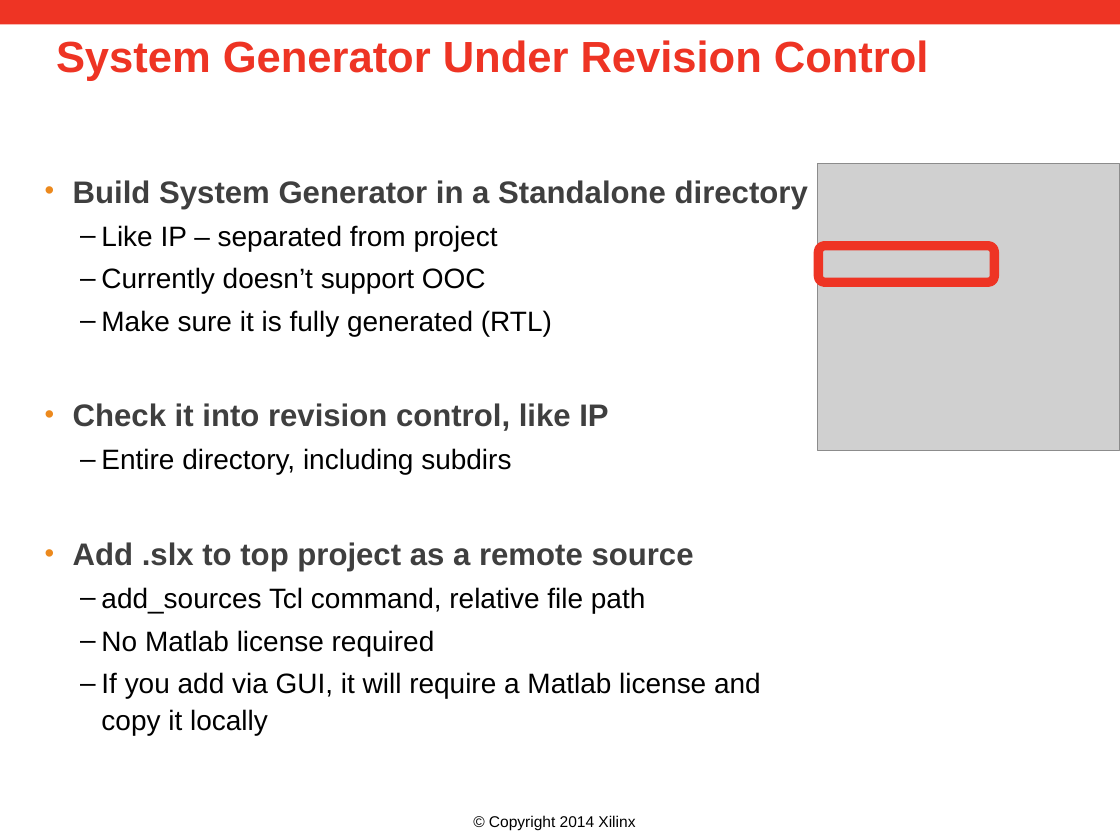
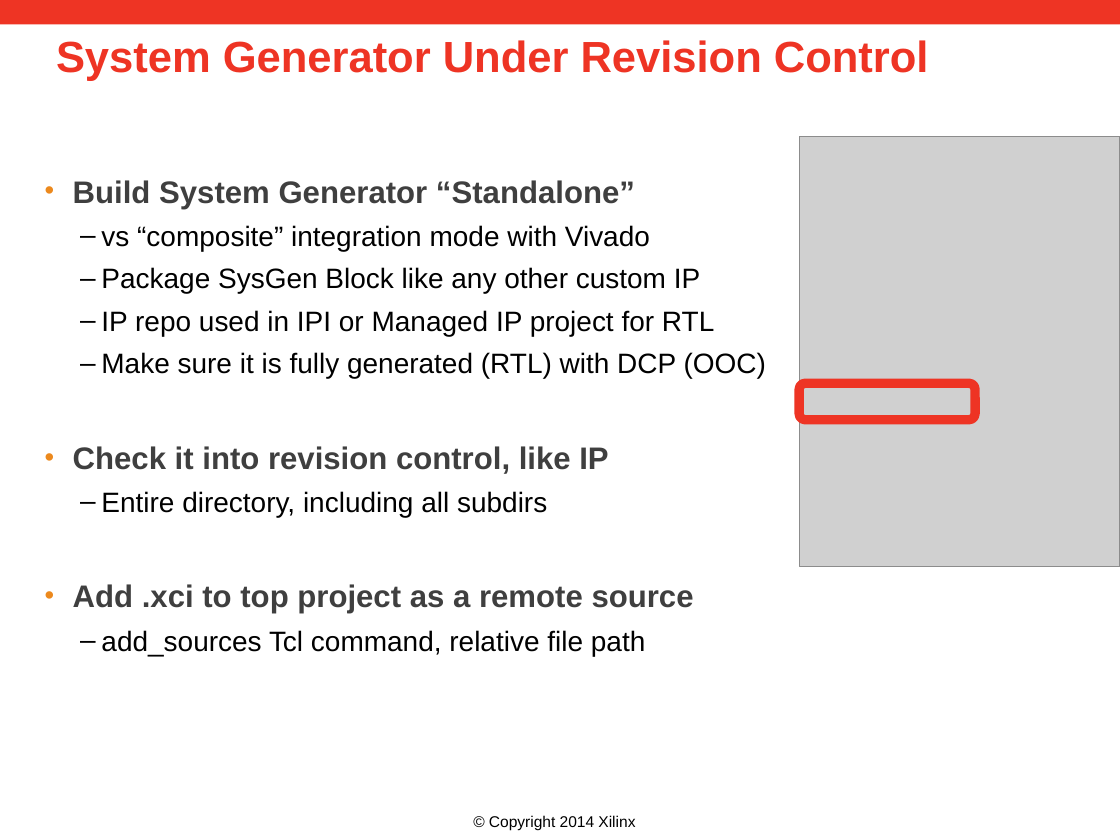
Before and after one commit to Xilinx/revCtrl, a slide deck: slide 11 of doc/versionControl.pptx. Drawn at 1120x840 pixels with LibreOffice and Linux fonts; fonts in the diff are those of the drawing; grey boxes stand for pictures; background and template pictures are left out. Boxes give left, top, right and bottom in pixels: in the first picture for what was removed or moved away, otherwise in the second. Text is boxed around its words. In the diff, an @@ line names an element or a change of style, - is before the commit and + after.

Commit message:
updated ppt preso and added notrace to utils source

```diff
--- a/doc/versionControl.pptx
+++ b/doc/versionControl.pptx
@@ picture: place and size @@
-picture at [818, 164, 1120, 450]
+picture at [800, 137, 1120, 567]
@@ text at [73, 180, 766, 378]: text changed @@
-• Build System Generator in a Standalone directory
-  – Like IP – separated from project
-  – Currently doesn’t support OOC
-  – Make sure it is fully generated (RTL)
+• Build System Generator “Standalone”
+  – vs “composite” integration mode with Vivado
+  – Package SysGen Block like any other custom IP
+  – IP repo used in IPI or Managed IP project for RTL
+  – Make sure it is fully generated (RTL) with DCP (OOC)
@@ rounded rectangle: place and size @@
-rounded rectangle at [819, 245, 995, 282]
+rounded rectangle at [800, 383, 976, 420]
@@ text at [73, 491, 694, 614]: text changed; size 20 to 18 pt; text colour #3F3F3F to #000000; bold off @@
-  – Entire directory, including subdirs
-• Add .slx to top project as a remote source
+  – Entire directory, including all subdirs
+• Add .xci to top project as a remote source
@@ text at [101, 630, 761, 698]: paragraphs removed @@
-  – No Matlab license required
-  – If you add via GUI, it will require a Matlab license and copy it locally
```
Also in this commit, not shown: 4 other slides changed, 7 other files.
